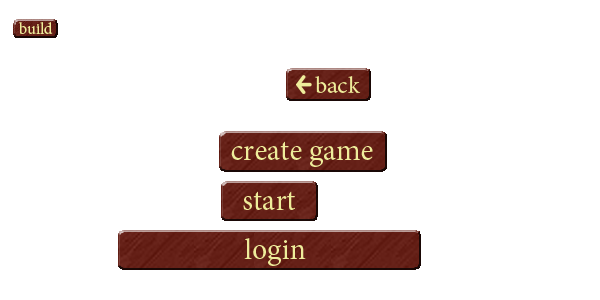
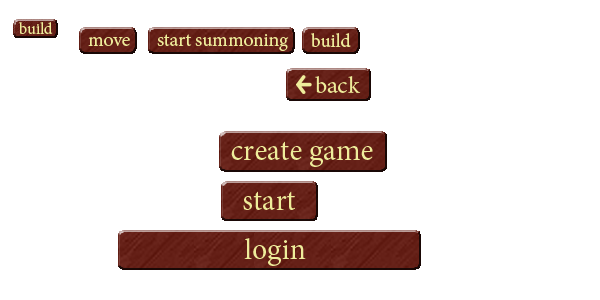
Layered file, before and after one edit (600x300). Changes by layer:
added layer "move" above "Layer 1 copy 4" over (88, 37, 130, 46)
added layer "Layer 1 copy 4" above "start summoning" over (79, 27, 137, 54)
added layer "start summoning" above "Layer 11 copy 2" over (157, 34, 289, 51)
added layer "Layer 11 copy 2" above "build" over (148, 27, 295, 54)
added layer "build" (1st of 2) above "Layer 1 copy 3" over (311, 33, 351, 47)
added layer "Layer 1 copy 3" above "login copy" over (302, 27, 360, 54)
